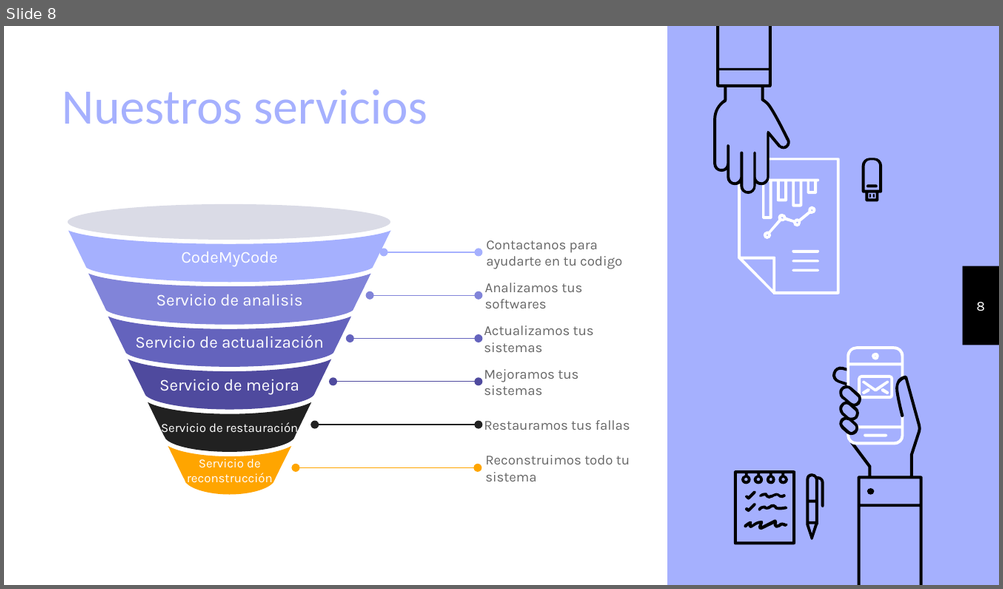
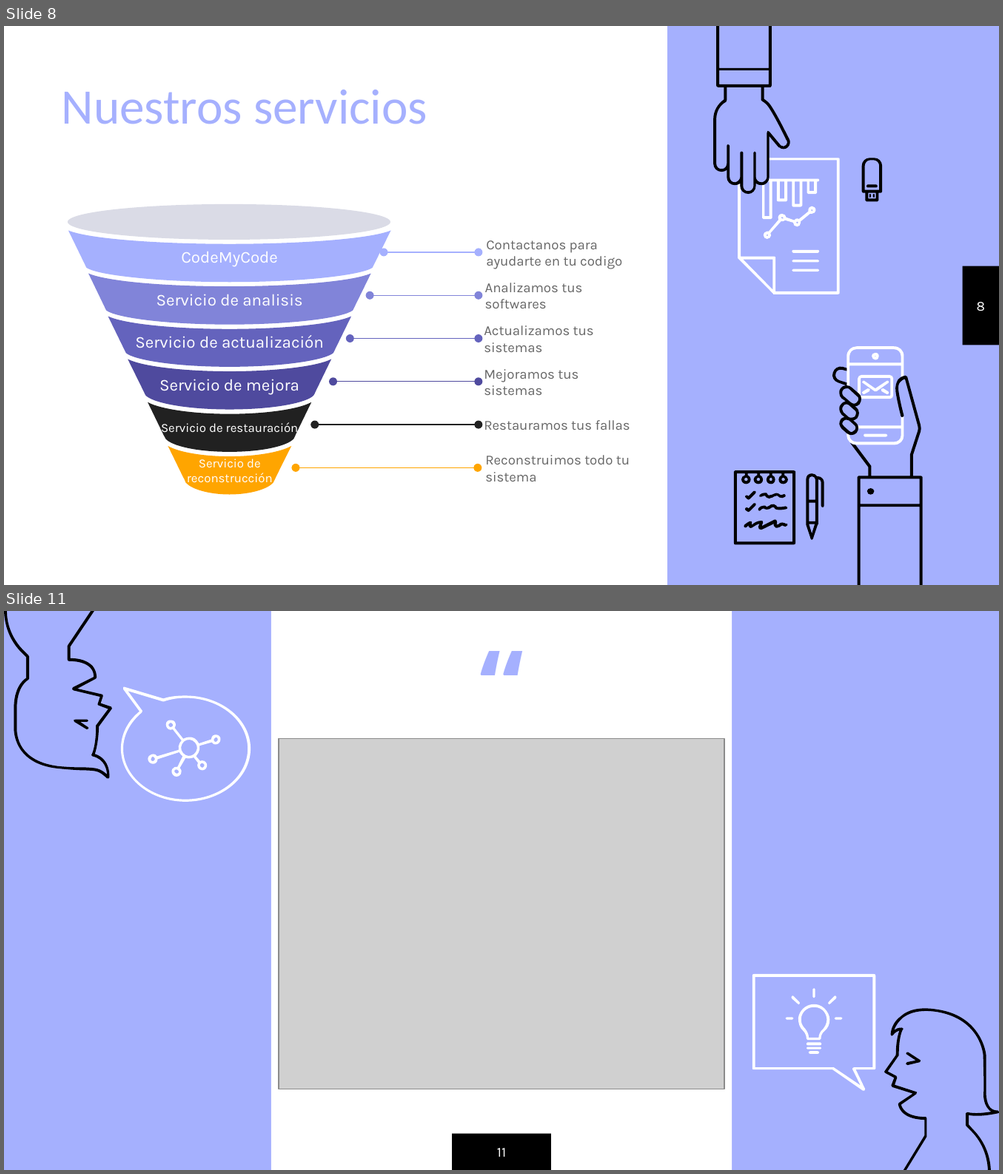
Before and after one commit to TheSkrapy/7mo-Semestre, a slide deck: 13 Modelos de negocios/Empresa Outtic.pptx. Shown one above the other, each under a label of ours: slide 8 before the commit, slides 8 and 11 after it; the slides between them are not shown. The pictures are 1003x589 and 1003x1174 pixels, drawn with LibreOffice and Linux fonts; fonts in the diff are those of the drawing; grey boxes stand for pictures. Boxes give left, top, right and bottom in pixels: in the first picture for what was removed or moved away, otherwise in the second. Text is boxed around its words. In the diff, an @@ line names an element or a change of style, - is before the commit and + after.

```diff
--- a/13 Modelos de negocios/Empresa Outtic.pptx
+++ b/13 Modelos de negocios/Empresa Outtic.pptx
@@ slide 11 added at bbox=[4, 611, 999, 1170], background #A5B0FE @@
@@ rectangle added at bbox=[270, 611, 731, 1170], fill #FFFFFF @@
@@ text added at bbox=[395, 613, 608, 684], 72 pt, text #A5B0FE, bold @@
+“
@@ group added at bbox=[4, 611, 250, 801]: 4 freeform shapes @@
@@ picture added at bbox=[279, 738, 724, 1088] @@
@@ group added at bbox=[752, 974, 999, 1170]: 12 freeform shapes @@
@@ rectangle added at bbox=[452, 1133, 552, 1170], fill #000000 @@
@@ page number added at bbox=[497, 1148, 506, 1157], 10 pt, text #FFFFFF @@
+11
```
Also in this commit, not shown: 2 other slides added, 5 other files.
